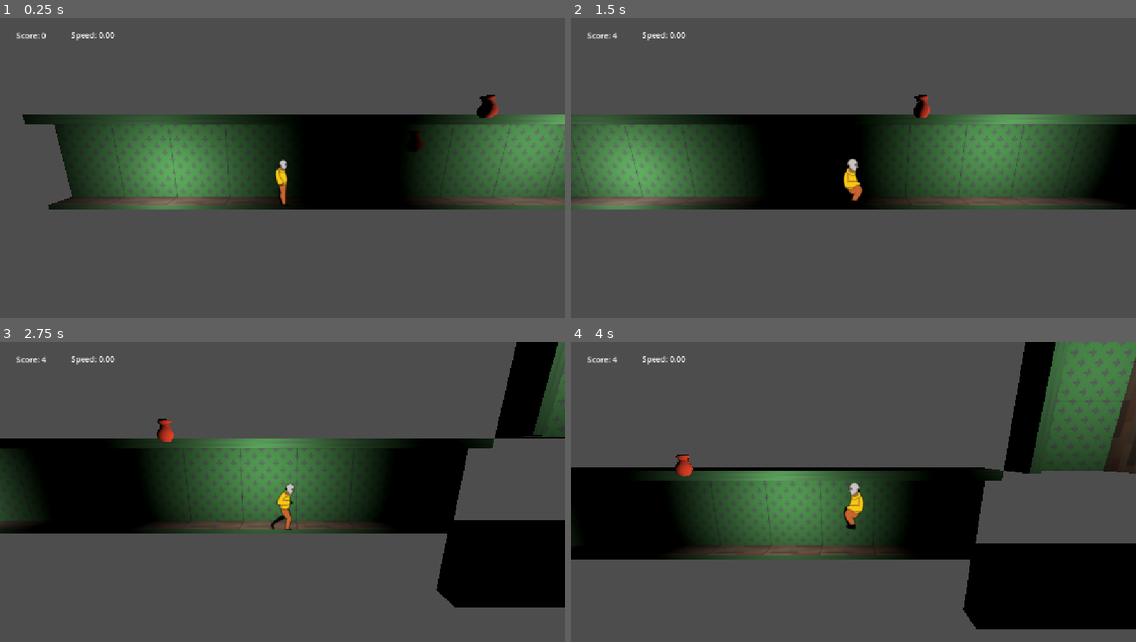
Above: before the commit, frames 1-4 (two rows, left to right).
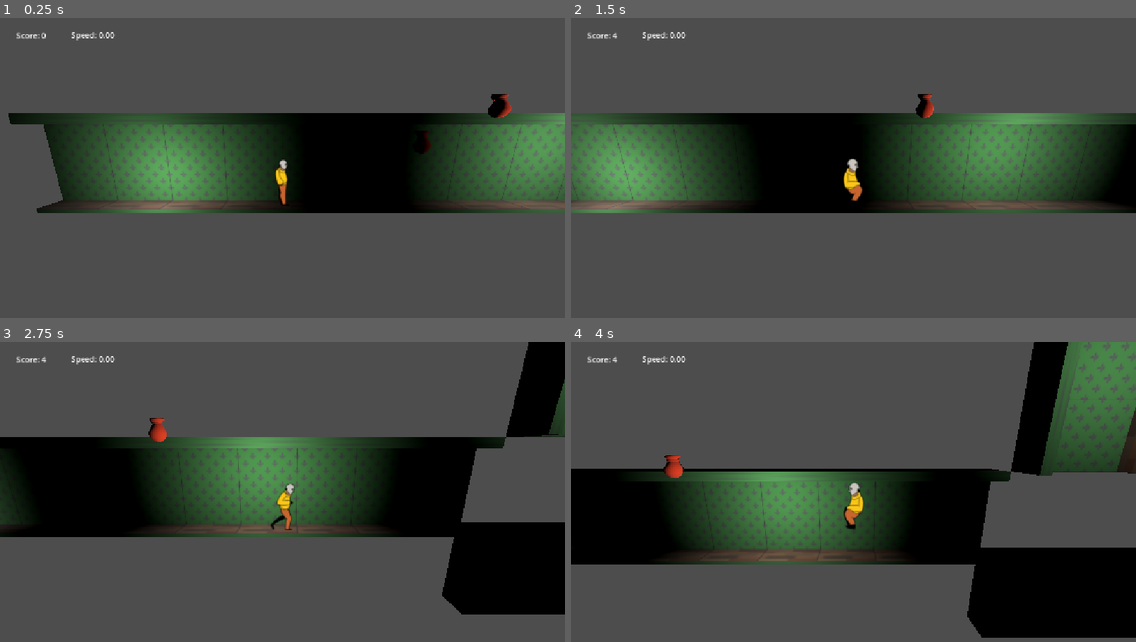
Above: after the commit, the same moments.

Repository: jinsato0422/haunted-mansion
Game: Godot game, scene res://Scenes/Game.tscn
Two runs of this game, one before a commit and one after it. Both use one fixed random seed, a clock stepped at 60 frames per second and the inputs below.
Inputs:
- Up to frame 1 (0.25 s): no input
- Up to frame 2 (1.5 s): tap Enter at 0.5 s; hold D (move_right) 0.53-1.28 s; hold Ctrl (grab) 0.53-1.28 s; tap Space (jump) at 0.77 s; hold S (down) from 1.28 s (still down); tap E (interact) at 1.35 s
- Up to frame 3 (2.75 s): tap Space (jump) at 1.52 s; release S (down) at 2.03 s; hold D (move_right) from 2.03 s (still down); hold Shift (run) from 2.03 s (still down)
- Up to frame 4 (4 s): release Shift (run) at 2.78 s; tap Ctrl (grab) at 2.85 s; tap Space (jump) at 3.02, 3.77 s; release D (move_right) at 3.53 s; hold A (move_left) from 3.53 s (still down); tap E (interact) at 3.6 s

The runs differ from the first frame. In frame 1, 5.4% of the frame differs, in the area x 1-100%, y 25-66%; in frame 2, 5.1%; in frame 3, 5.6%; in frame 4, 7.9%, in the area x 0-100%, y 0-99%.

Commit message:
fixed sprite flipping horizontally when wall sliding

Diff:
--- a/Scenes/Game.tscn
+++ b/Scenes/Game.tscn
@@ -12,7 +12,7 @@
 monster_scene = ExtResource("2_ucghm")
 
 [node name="Player" parent="." unique_id=896234555 instance=ExtResource("3_rltmn")]
-transform = Transform3D(1, 0, 0, 0, 1, 0, 0, 0, 1, 0, 1.154901, 0)
+transform = Transform3D(1, 0, 0, 0, 1, 0, 0, 0, 1, 0, 1.154901, -0.34376216)
 
 [node name="OmniLight3D" type="OmniLight3D" parent="." unique_id=855183779]
 transform = Transform3D(1, 0, 0, 0, 1, 0, 0, 0, 1, 0, 5, 6)
--- a/Scenes/player.tscn
+++ b/Scenes/player.tscn
@@ -291,7 +291,7 @@
 sprite_frames = SubResource("SpriteFrames_770x4")
 animation = &"falling"
 autoplay = "idle"
-frame_progress = 0.8508402
+frame_progress = 0.35035664
 
 [node name="Camera3D" type="Camera3D" parent="." unique_id=1823546937]
 transform = Transform3D(1, 0, 0, 0, 0.97199607, 0.23499715, 0, -0.23499715, 0.97199607, 0, 1.7359571, 6.488817)
@@ -301,16 +301,16 @@
 [node name="UpperLeft" type="RayCast3D" parent="WallCasts" unique_id=1435161916]
 process_mode = 3
 transform = Transform3D(1.3, 0, 0, 0, 1.3, 0, 0, 0, 1.3, 0, 0.48216015, 0)
-target_position = Vector3(-0.5, 0, 0)
+target_position = Vector3(-0.33, 0, 0)
 
 [node name="UpperRight" type="RayCast3D" parent="WallCasts" unique_id=1919129760]
 transform = Transform3D(1.3, 0, 0, 0, 1.3, 0, 0, 0, 1.3, 0, 0.48530453, 0)
-target_position = Vector3(0.5, 0, 0)
+target_position = Vector3(0.33, 0, 0)
 
 [node name="LowerLeft" type="RayCast3D" parent="WallCasts" unique_id=1238113913]
 transform = Transform3D(1.3000002, 0, -1.1920929e-07, 0, 1.2999998, 0, 1.1920929e-07, 0, 1.3000002, 0, -0.4992779, 0)
-target_position = Vector3(-0.5, 0, 0)
+target_position = Vector3(-0.33, 0, 0)
 
 [node name="LowerRight" type="RayCast3D" parent="WallCasts" unique_id=2138941525]
 transform = Transform3D(1.3, 0, 0, 0, 1.3, 0, 0, 0, 1.3, 0, -0.49877065, 0)
-target_position = Vector3(0.5, 0, 0)
+target_position = Vector3(0.33, 0, 0)
--- a/Scripts/player.gd
+++ b/Scripts/player.gd
@@ -449,13 +449,14 @@
 # FACING
 
 func update_facing() -> void:
-	if velocity.x < 0.0:
-		facing_direction = -1.0
-		animated_sprite.flip_h = true
-
-	elif velocity.x > 0.0:
-		facing_direction = 1.0
-		animated_sprite.flip_h = false
+	if not is_wall_sliding:
+		if velocity.x < 0.0:
+			facing_direction = -1.0
+			animated_sprite.flip_h = true
+
+		elif velocity.x > 0.0:
+			facing_direction = 1.0
+			animated_sprite.flip_h = false
 
 
 # STATE CHANGES
